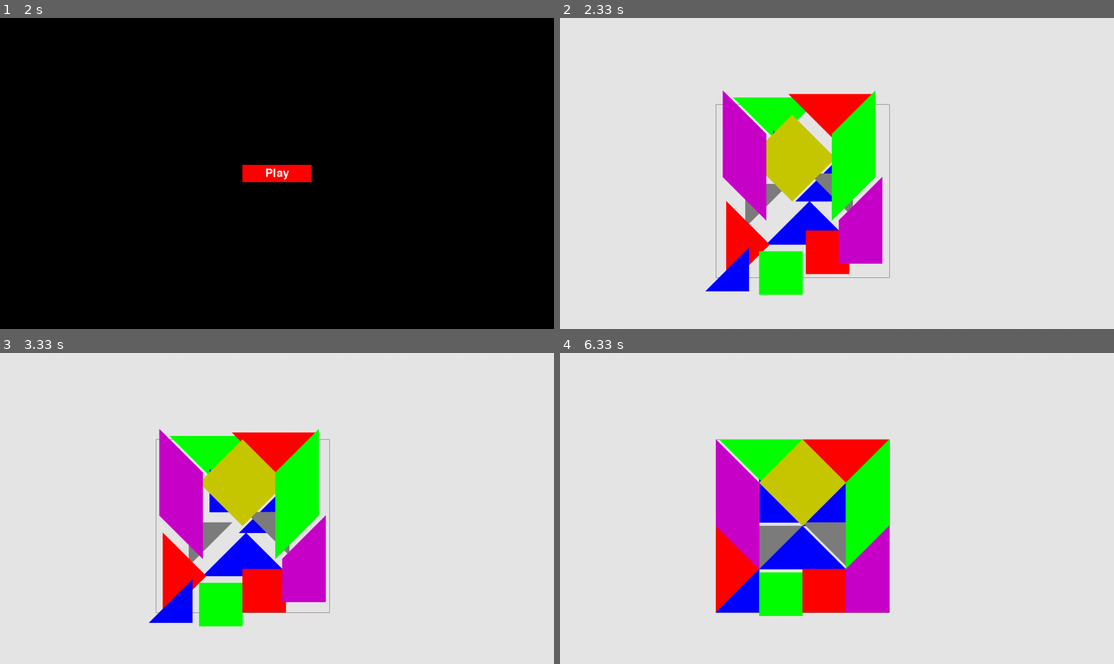
Above: before the commit, frames 1-4 (two rows, left to right).
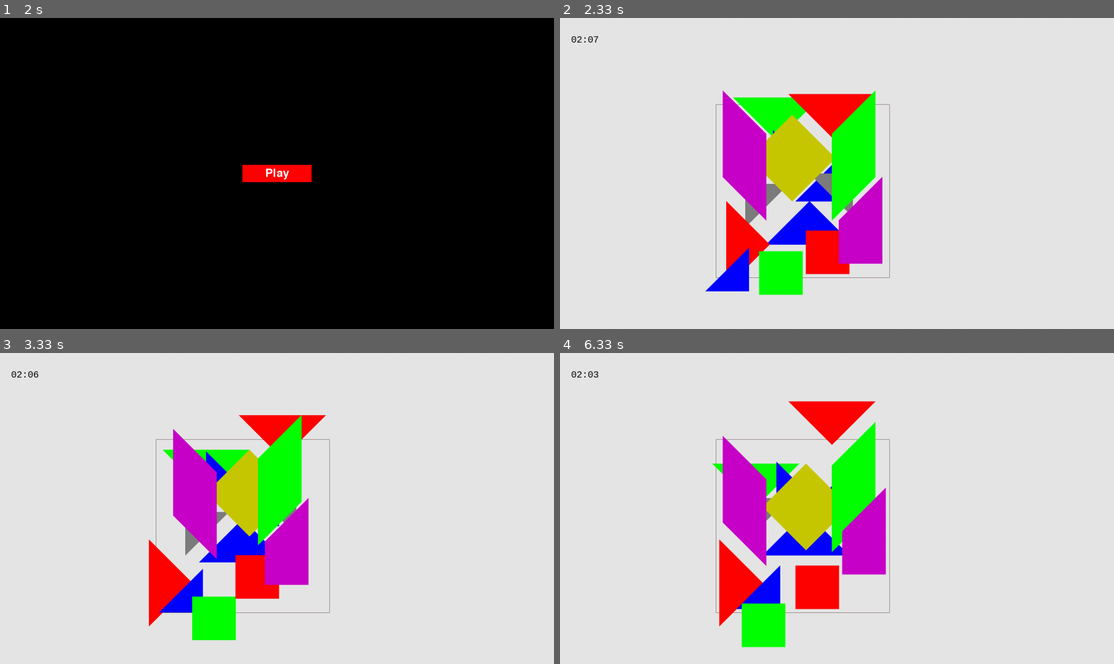
Above: after the commit, the same moments.

Repository: dradav97/TangramPygame
Game: pygame game, started from menu/main.py
Same seed, same stepped clock (60 frames per second), same inputs: the game is played once before the commit and once after it.
Inputs:
- Up to frame 1 (2 s): tap S at 0.83 s; click "Play" at 1.85 s
- Up to frame 2 (2.33 s): no input
- Up to frame 3 (3.33 s): tap 1 at 2.8 s
- Up to frame 4 (6.33 s): tap 1 at 3.5, 6.25 s

Frame 1 is identical in both runs. In frame 2, less than 0.1% of the frame differs, in the area x 2-7%, y 5-8%; in frame 3, 12%; in frame 4, 13%, in the area x 2-60%, y 5-95%.

Commit message:
agregado el temporizador

Diff:
--- a/menu/api.py
+++ b/menu/api.py
@@ -1,5 +1,5 @@
 import requests as rq
-url = 'http://localhost:3000/status-game'
+url = 'https://c900-186-84-90-148.ngrok.io/status-game'
 
 def get_status():
     response = rq.get(url)
--- a/menu/main.py
+++ b/menu/main.py
@@ -21,6 +21,7 @@
         self.color = (230,230,230)
         self.color_brown = (103,77,77)
         self.color_black =(0,0,0)
+        self.font = pygame.font.SysFont('Consolas', 30)
 
         self.BLACK = (0, 0, 0)
         self.WHITE = (255, 255, 255)
@@ -30,6 +31,11 @@
         self.VIOLET = (125, 125, 125)
         self.YELLOW = (200, 0, 200)
         self.ORANGE = (200, 200, 0)
+
+        self.nada ='no entro'
+        self.contador_tiempo = 128
+        pygame.time.set_timer(pygame.USEREVENT, 1000)
+        self.text_timer = ""
 
         # state game
         self.game_activated = False
@@ -102,6 +108,7 @@
 
     def run_game(self):
         #
+        start_ticks=pygame.time.get_ticks()
         while True:
             # time of frames
             self.clock.tick(1)
@@ -113,6 +120,17 @@
                 #print(event)
                 if event.type == pygame.QUIT:
                     sys.exit()
+
+
+                # time event
+                if event.type == pygame.USEREVENT and self.game_activated:
+                    if(self.contador_tiempo>=0):
+                        self.contador_tiempo -= 1
+                        #str( self.contador_tiempo ).rjust(3)
+                        minutes = str(self.contador_tiempo//60) if self.contador_tiempo//60>10 else "0"+str(self.contador_tiempo//60)
+                        seconds = str(self.contador_tiempo%60) if self.contador_tiempo%60>10 else "0"+str(self.contador_tiempo%60)
+                        operation = minutes + ':' + seconds
+                        self.text_timer = operation.rjust(3) if self.contador_tiempo > 0 else 'boom!'
 
                 # mouse event
                 elif event.type == pygame.MOUSEBUTTONDOWN:
@@ -152,7 +170,10 @@
                     if event.key == pygame.K_g:
                         self.tg.control = True
                     if event.key == pygame.K_1:
-                        self.tr.toOrigin()
+                        for i in self.f1:
+                            i[0].pos_random()
+                        #self.tr.toOrigin()
+                        self.terminado = True
                         print("\n\nFelicitaciones completaste el tangram!!!!!!!\n\n")
 
 
@@ -371,9 +392,16 @@
                 self.interface()
                 #draw tq
                 self.draw_tqs()
-
+                self.screen.blit(self.font.render(self.text_timer, True, (0, 0, 0)), (32, 48))
+
+
+
+
+                """
+                # esto es para que el programa juegue solo, o mas o menos era la idea
                 for i in self.f1:
                     self.validateCard(i[0],i[1])
+                """
 
 
             # Update the full display Surface to the screen
@@ -407,10 +435,13 @@
         # 800 - 200
         #pygame.draw.rect(self.screen,self.color_brown, [800, 0, 200, 900], 0)
         pygame.draw.rect(self.screen,self.color_brown, [90*self.factor, 50*self.factor, 100*self.factor+2, 100* self.factor+2],1)
+        # self.screen = pygame.display.set_mode((1600,900))
+
 
     def validateCard(self, card, pos_final):
         if(self.terminado):
             variable = read(card.name)
+            print('----------------------'+card.name)
             if(self.validatePreviosPoint(variable,card.center.vertex)):
                 card.toOrigin()
             write(card.name,card.toString())
@@ -431,6 +462,7 @@
         if (self.validateCardFinish()):
             if self.terminado:
                 print('termino')
+                print(self.nada)
                 self.terminado = False
 
     def validatePreviosPoint(self,arreglo, centro_comparar):
@@ -439,23 +471,32 @@
         #print(arreglo)
         #print(len(arreglo))
         #print(centro_comparar)
+
         for i in range(len(arreglo)):
             #print("$$")
             #print(i)
-            #print("##")
-            #print(arreglo[i])
+            print("##")
+            print(arreglo[i][0][0])
+            print(arreglo[i][0][1])
             #print(arreglo[i][0])
-            #print(centro_comparar[0])
-            #print("##")
-            if (int(arreglo[i][0][0]==centro_comparar[0])):
-                if (int(arreglo[i][0][1]==centro_comparar[1])):
+
+
+            print('-------')
+
+            print(centro_comparar[0])
+            #print(arreglo[i][0])
+            print(centro_comparar[1])
+            print("##\n")
+            if (int(arreglo[i][0][0]==int(centro_comparar[0]))):
+                self.nada= 'entra a la primera'
+                if (int(arreglo[i][0][1]==int(centro_comparar[1]))):
                     print('@@@@@@@@@@@@@@@@@@@@@@@@@@@@@@@@@@@@@@@@@ Se encontro una coincidencia @@@@@@@@@@@@@@@@@@@@@@@@@@@@')
-
                 else:
                     out = False
             else:
                 out = False
         #print('----------')
+
         return out
 
 
Not shown, changed: menu/knowlege_base/ta
Not shown, changed: menu/knowlege_base/td
Not shown, changed: menu/knowlege_base/te
Not shown, changed: menu/knowlege_base/tf
Not shown, changed: menu/knowlege_base/tg
Not shown, changed: menu/knowlege_base/ti
Not shown, changed: menu/knowlege_base/to
Not shown, changed: menu/knowlege_base/tp
Not shown, changed: menu/knowlege_base/tq
Not shown, changed: menu/knowlege_base/tr
Not shown, changed: menu/knowlege_base/ts
Not shown, changed: menu/knowlege_base/tt
(and 3 more such lines)
